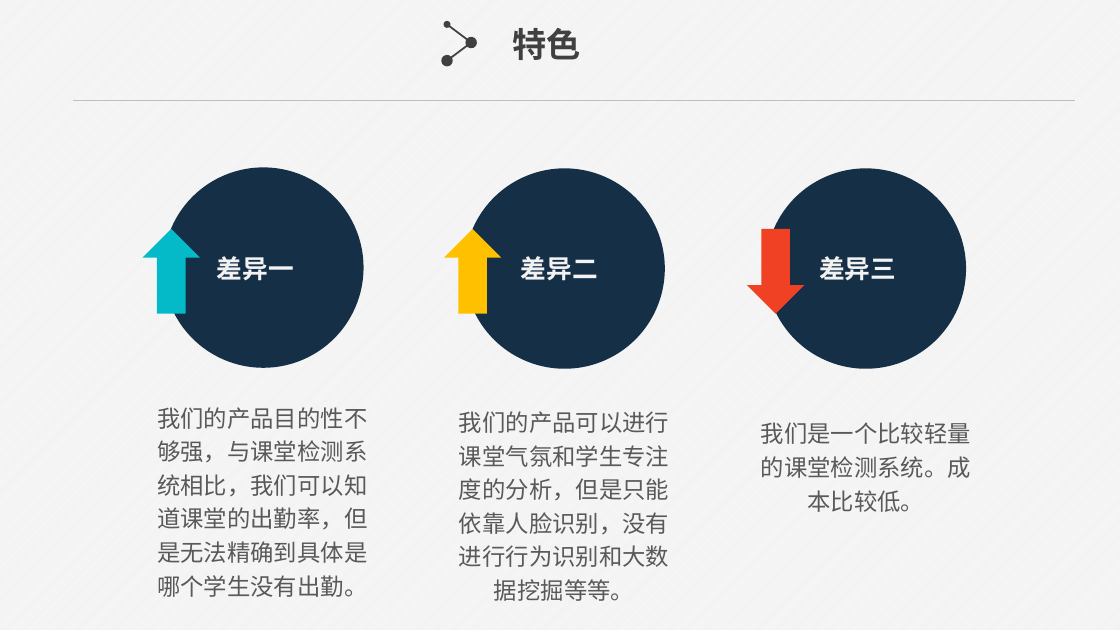
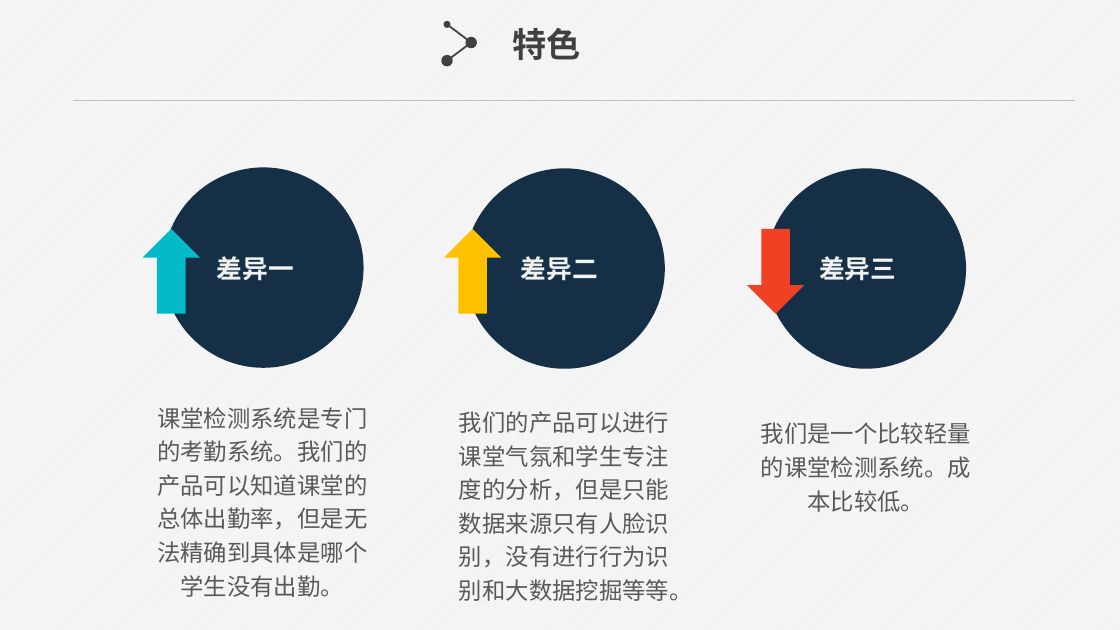
Before and after one commit to atriw/SE230-Summer, a slide deck: slide 14 of Final/res/第三组_课堂威视_项目自述.pptx. Drawn at 1120x630 pixels with LibreOffice and Linux fonts; fonts in the diff are those of the drawing. Boxes give left, top, right and bottom in pixels: in the first picture for what was removed or moved away, otherwise in the second. Text is boxed around its words. In the diff, an @@ line names an element or a change of style, - is before the commit and + after.

```diff
--- a/Final/res/第三组_课堂威视_项目自述.pptx
+++ b/Final/res/第三组_课堂威视_项目自述.pptx
@@ text at (x1=157, y1=407, x2=367, y2=597): text changed @@
-我们的产品目的性不够强，与课堂检测系统相比，我们可以知道课堂的出勤率，但是无法精确到具体是哪个学生没有出勤。
+课堂检测系统是专门的考勤系统。我们的产品可以知道课堂的总体出勤率，但是无法精确到具体是哪个学生没有出勤。
@@ text at (x1=459, y1=411, x2=693, y2=601): text changed @@
-我们的产品可以进行课堂气氛和学生专注度的分析，但是只能依靠人脸识别，没有进行行为识别和大数据挖掘等等。
+我们的产品可以进行课堂气氛和学生专注度的分析，但是只能数据来源只有人脸识别，没有进行行为识别和大数据挖掘等等。
```
Also in this commit, not shown: 3 other slides changed.
